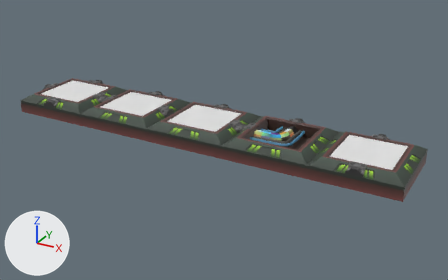
Renders of the FBX model TheLastEngineer/Assets/Art-2/AssetLucas/FBX/conexiones nuevas.fbx from each side of a commit.
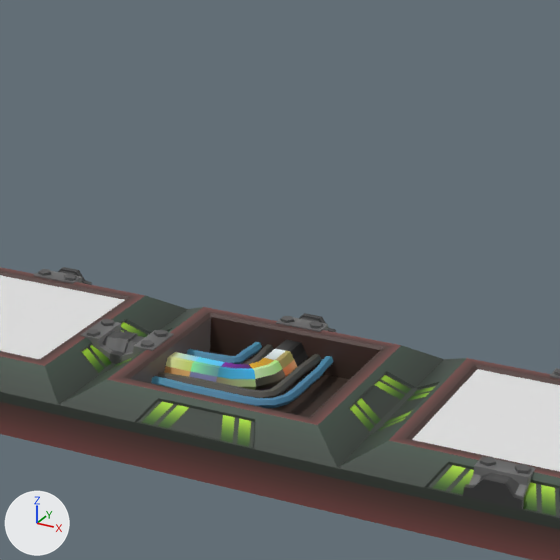
There are two pictures of each version: one whole from a 50 mm camera at (-1.98, -16.42, 2.83) aimed at (-5.26, -10.45, -0.16), one close up on the part from 45% to 84% of the width and 8% to 69% of the height. Every picture has the same lights, and +X, +Y and +Z are marked at lower left. The first two pictures are the older version. Where no turn or scale is listed for an object, it has been applied to the vertices.

Names of what the first close-up shows: 'cable_principal.001', 'cables.001', 'modulo', 'modulo.001', 'modulo.002', 'vidrio', 'vidrio.002'.
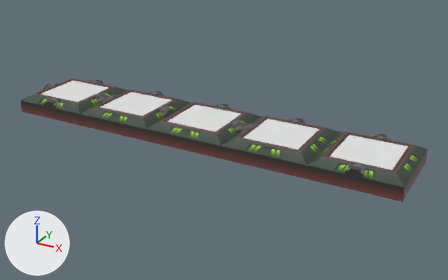
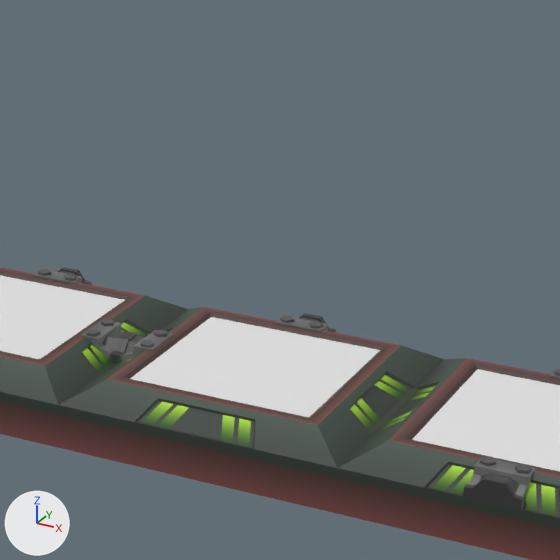
Pixel boxes (x1, y1, x2, y2) of what changed, in the close-ups (560 x 560 px):
'vidrio.001', shown: after (130, 317, 380, 417)
part 1 of me_mesh_006, surface changed: before (164, 339, 308, 391)
'cables.001', unchanged, covered by the edit: before (151, 342, 334, 408)

The edits, one by one:
me_mesh_006 has 49 vertices, 42 faces and spans x -0.192..0.192, y -0.192..0.192, z -0.05..0.05.
me_mesh_006 is used by ob_cable_principal_001; location (-4.633, -10.367, 0.021).
me_mesh_006 part 1: texture (UV) coordinates of 42 of 42 faces, centred in x -0.106..0.177, y -0.177..0.104, z -0.05..0.05, changed; they spanned u 0.0..0.21, v 0.0..1.0 and now span u 0.0..1.0, v 0.0..1.0.
Object 'vidrio.001' (ob_vidrio_001) is now shown.
